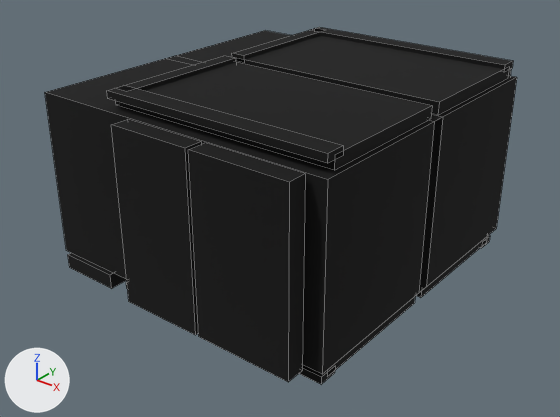
Before and after pictures for a commit that changed the OBJ model src/main/resources/assets/myvillage/models/equipment/forging/bench_leggings_5.obj.
One viewpoint serves both versions: a 50 mm camera at (1.057, -1.211, 0.501) aimed at (0.508, -0.525, 0.076). The axes (+X, +Y, +Z) are drawn at lower left. The lights are the same throughout. The picture after the commit comes second. Mesh edges are drawn as thin lines. Where no turn or scale is listed for an object, it has been applied to the vertices. Vertices at exactly the same position are counted once.

The first picture shows 'bench_leggings_5'.
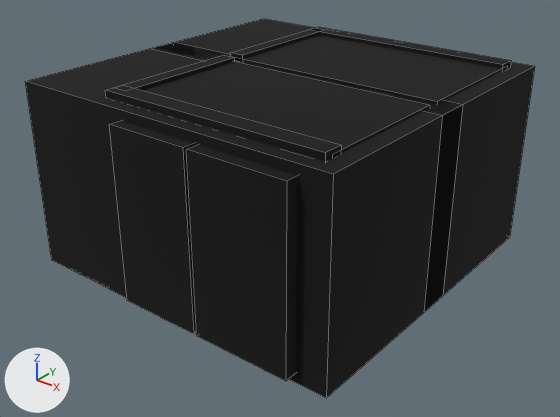
The change, as a list of edits to the scene's bpy script:
```text
Change me_bench_leggings_5:
    used by ob_bench_leggings_5; location = (0.0, 0.0, 0.0)
    remove me_bench_leggings_5.from_pydata(...)  # 160 vertices, 120 faces; spans x 0.298..0.702, y -0.729..-0.271, z 0.0..0.25
    add me_bench_leggings_5.from_pydata(...)  # 160 vertices, 120 faces; spans x 0.283..0.717, y -0.729..-0.271, z 0.0..0.25
    me_bench_leggings_5 part 1: the loose piece of 8 vertices spanning x 0.298..0.702, y -0.701..-0.491, z 0.019..0.229 is scaled about its middle by (1.08, 1.13, 1.13)
    me_bench_leggings_5 part 2: the loose piece of 8 vertices spanning x 0.298..0.702, y -0.509..-0.299, z 0.019..0.229 is scaled about its middle by (1.08, 1.13, 1.13)
    other edits to the shape of me_bench_leggings_5 do not show in these pictures
```

Changed parts and their boxes (x1, y1, x2, y2) in the pictures (560 x 417 px; the box of a moved part takes in the faces that stretch with it):
'bench_leggings_5', reshaped (8% wider, 6% taller): before (45, 27, 517, 384); after (25, 19, 535, 398)
part 1 of me_bench_leggings_5, moved or reshaped: before (45, 59, 442, 374); after (25, 42, 462, 398)
part 2 of me_bench_leggings_5, moved or reshaped: before (165, 31, 517, 293); after (150, 19, 535, 312)
